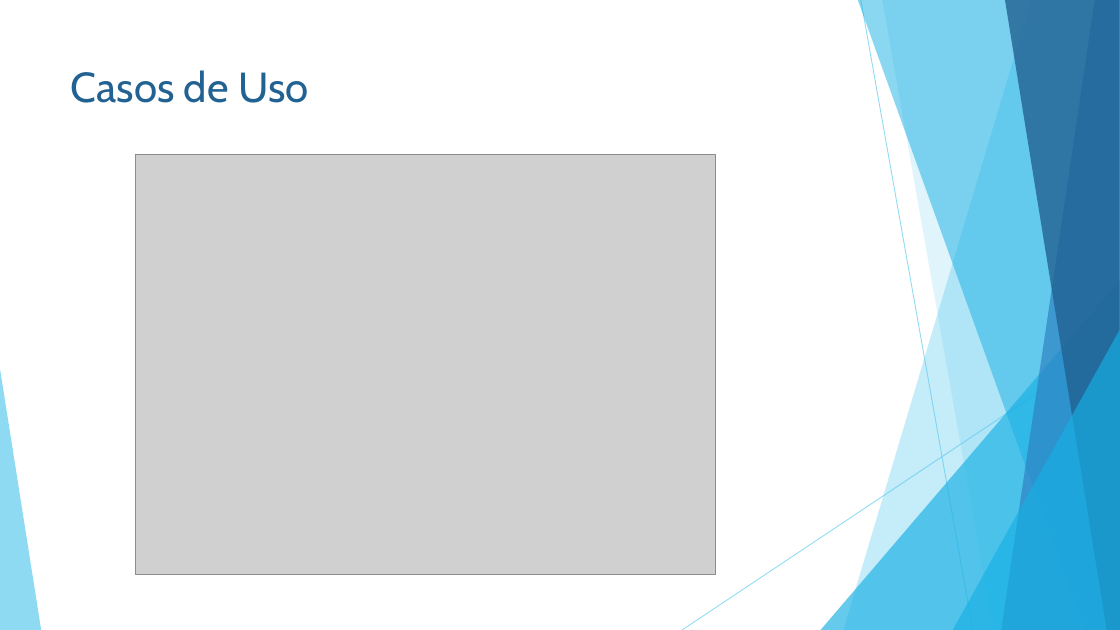
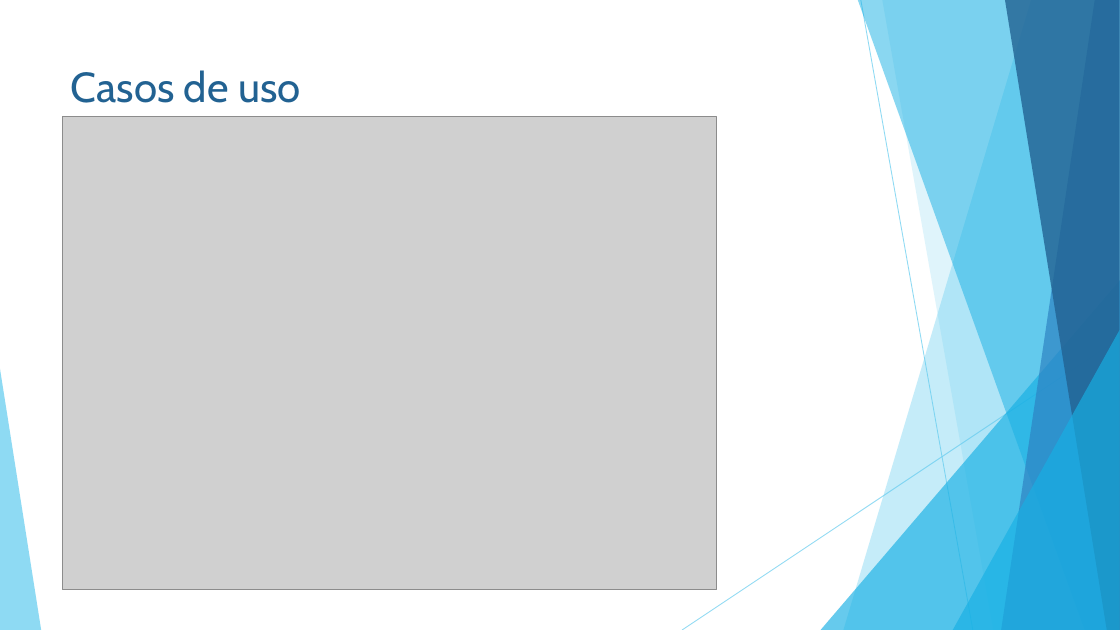
Before and after one commit to JulioMh/ChangeYourCity, a slide deck: slide 8 of 7_Presentacion/Presentacion.pptx (slide 4 before the commit). Drawn at 1120x630 pixels with LibreOffice and Linux fonts; fonts in the diff are those of the drawing; grey boxes stand for pictures; background and template pictures are left out. Boxes give left, top, right and bottom in pixels: in the first picture for what was removed or moved away, otherwise in the second. Text is boxed around its words. In the diff, an @@ line names an element or a change of style, - is before the commit and + after.

```diff
--- a/7_Presentacion/Presentacion.pptx
+++ b/7_Presentacion/Presentacion.pptx
@@ title at bbox=[71, 70, 300, 103]: text changed @@
-Casos de Uso
+Casos de uso
@@ picture: place and size @@
-picture at bbox=[135, 155, 716, 574]
+picture at bbox=[62, 117, 717, 590]
```
Also in this commit, not shown: 5 other slides changed, 5 slides added, 3 other files.
